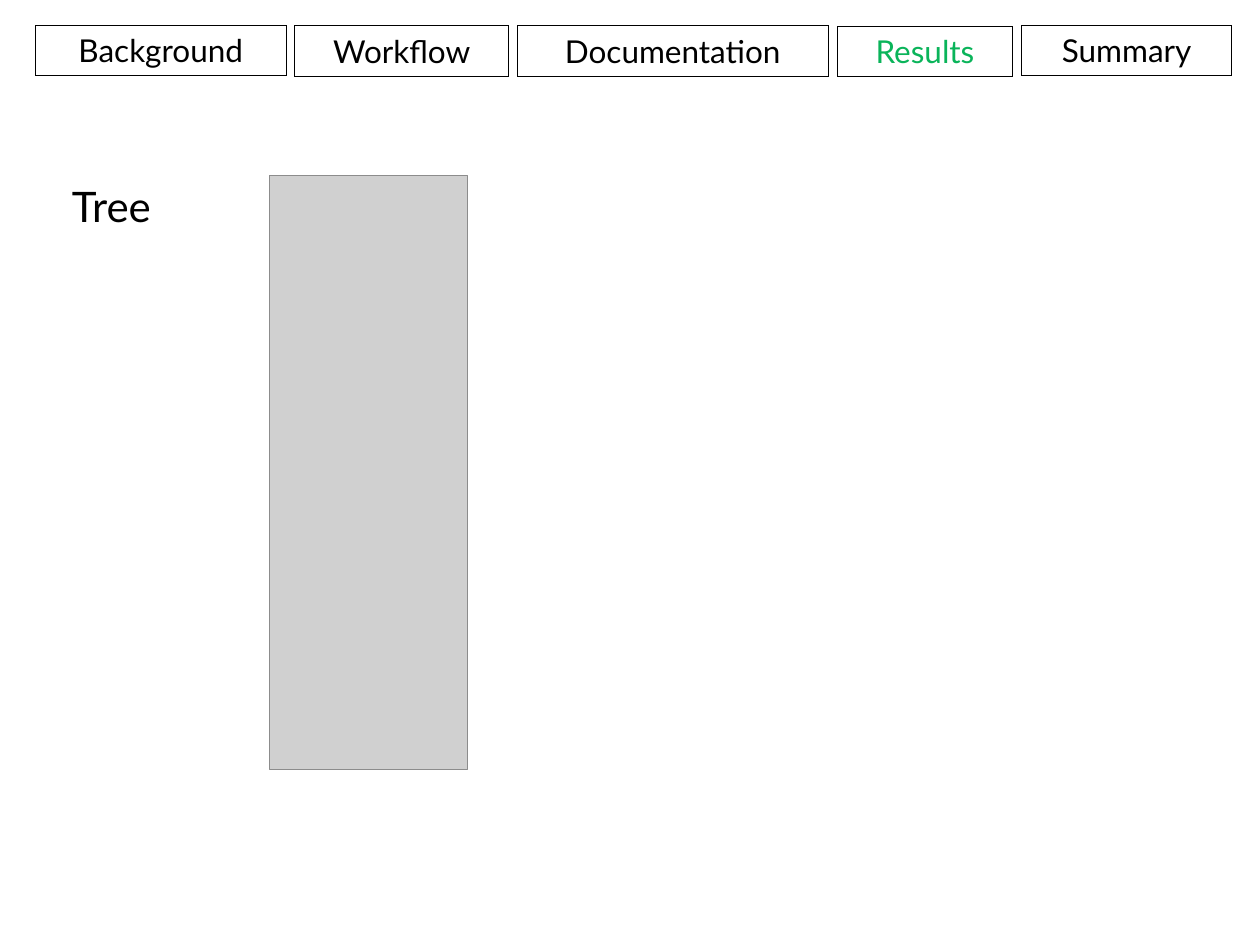
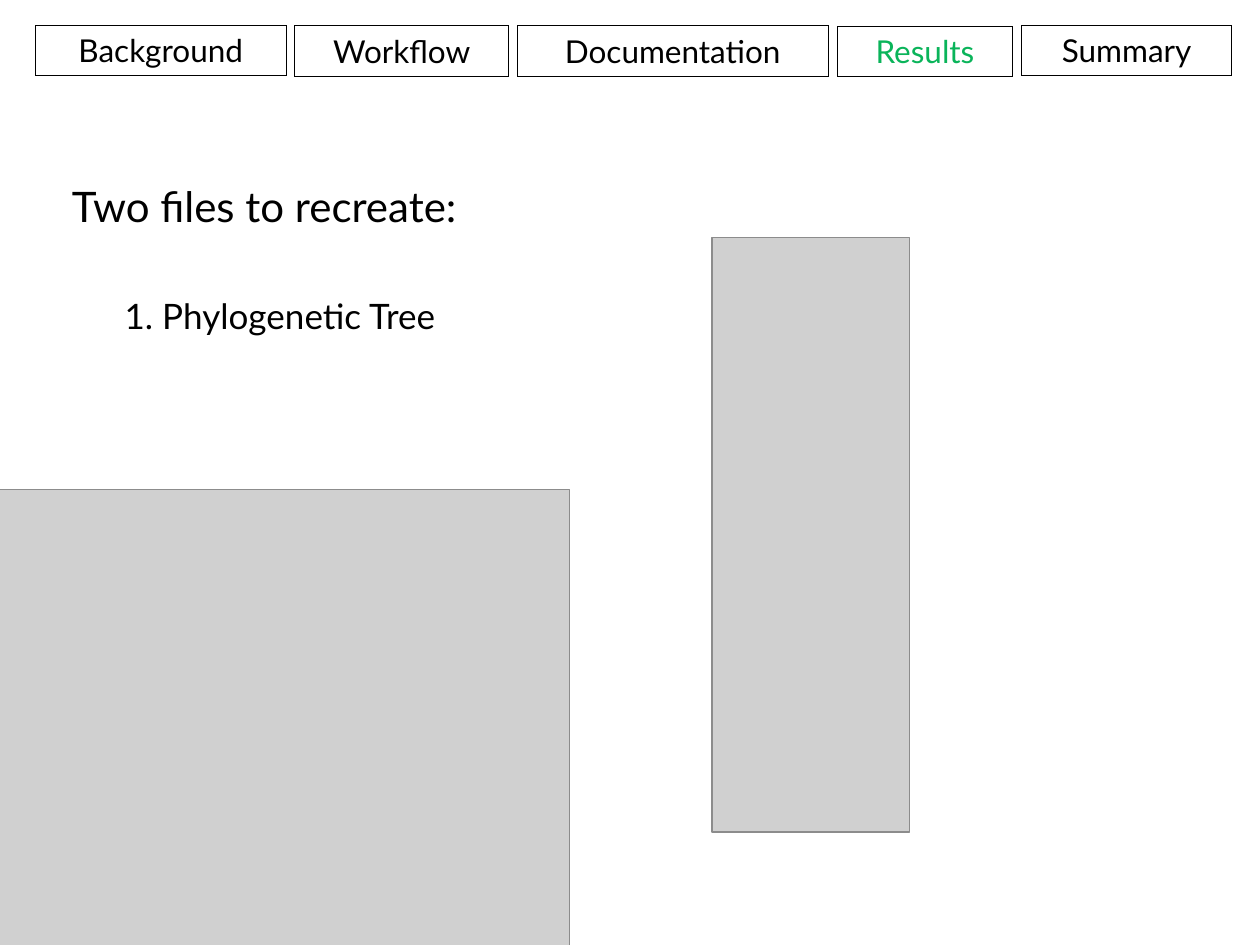
Before and after one commit to aweeger/BCB546X_FinalGroup, a slide deck: slide 19 of Presentation.pptx (slide 23 before the commit). Drawn at 1260x945 pixels with LibreOffice and Linux fonts; fonts in the diff are those of the drawing; grey boxes stand for pictures. Boxes give left, top, right and bottom in pixels: in the first picture for what was removed or moved away, otherwise in the second. Text is boxed around its words. In the diff, an @@ line names an element or a change of style, - is before the commit and + after.

```diff
--- a/Presentation.pptx
+++ b/Presentation.pptx
@@ text removed at [72, 192, 151, 223] @@
-Tree
@@ text added at [72, 191, 457, 223], 24 pt, text #000000 @@
+Two files to recreate:
@@ picture: place and size @@
-picture at [270, 175, 467, 770]
+picture at [712, 238, 910, 833]
@@ text added at [125, 303, 435, 336], 20 pt, text #000000 @@
+1. Phylogenetic Tree
@@ picture added at [0, 490, 571, 945] @@
```
Also in this commit, not shown: 21 other slides changed, 1 slide added, 4 slides removed, 2 other files.
